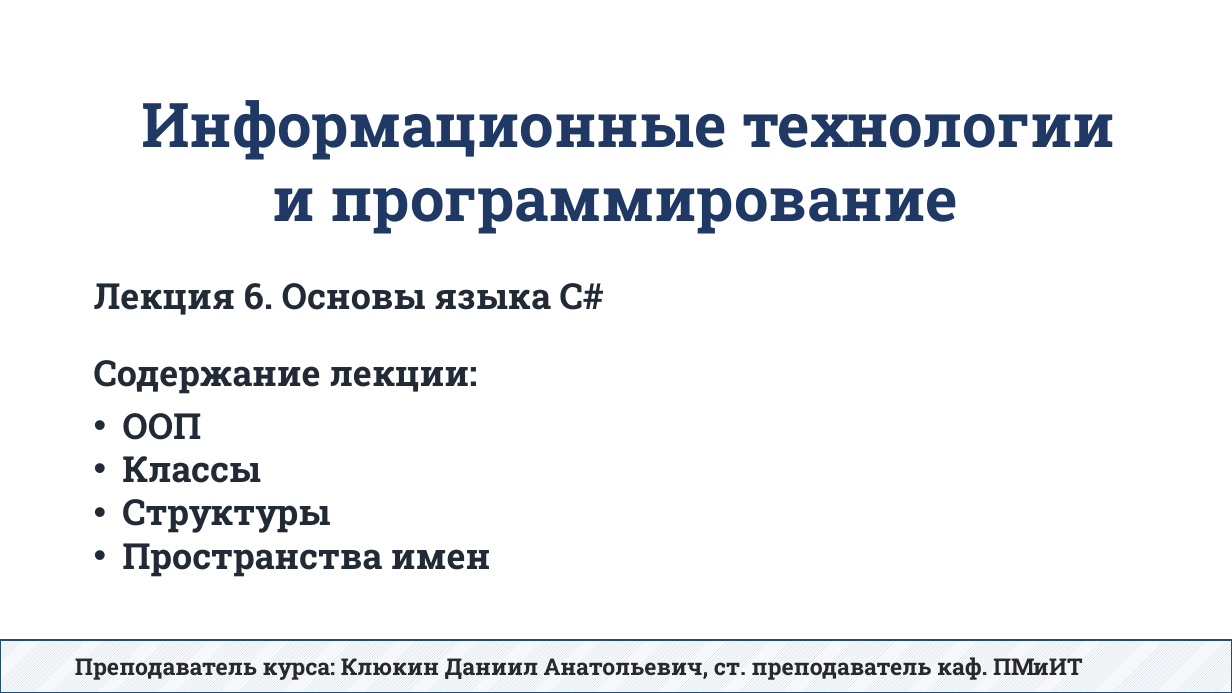
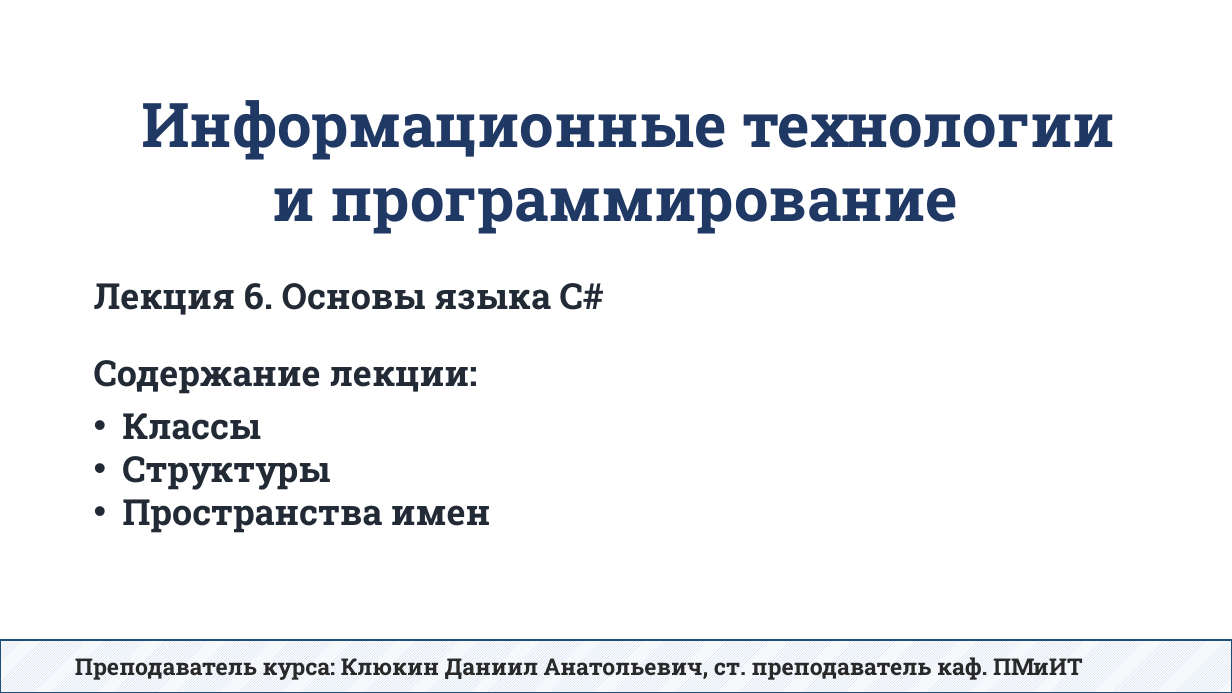
Before and after one commit to DaniilKlyukin/ITiP-1, a slide deck: slide 1 of Лекции/ИТиП лек 6 (практическая 3).pptx. Drawn at 1232x693 pixels with LibreOffice and Linux fonts; fonts in the diff are those of the drawing. Boxes give left, top, right and bottom in pixels: in the first picture for what was removed or moved away, otherwise in the second. Text is boxed around its words. In the diff, an @@ line names an element or a change of style, - is before the commit and + after.

```diff
--- a/Лекции/ИТиП лек 6 (практическая 3).pptx
+++ b/Лекции/ИТиП лек 6 (практическая 3).pptx
@@ text at [122,413,201,440]: paragraph removed @@
-• ООП
```
Also in this commit, not shown: 20 other slides changed, 1 slide removed, 1 other file.
